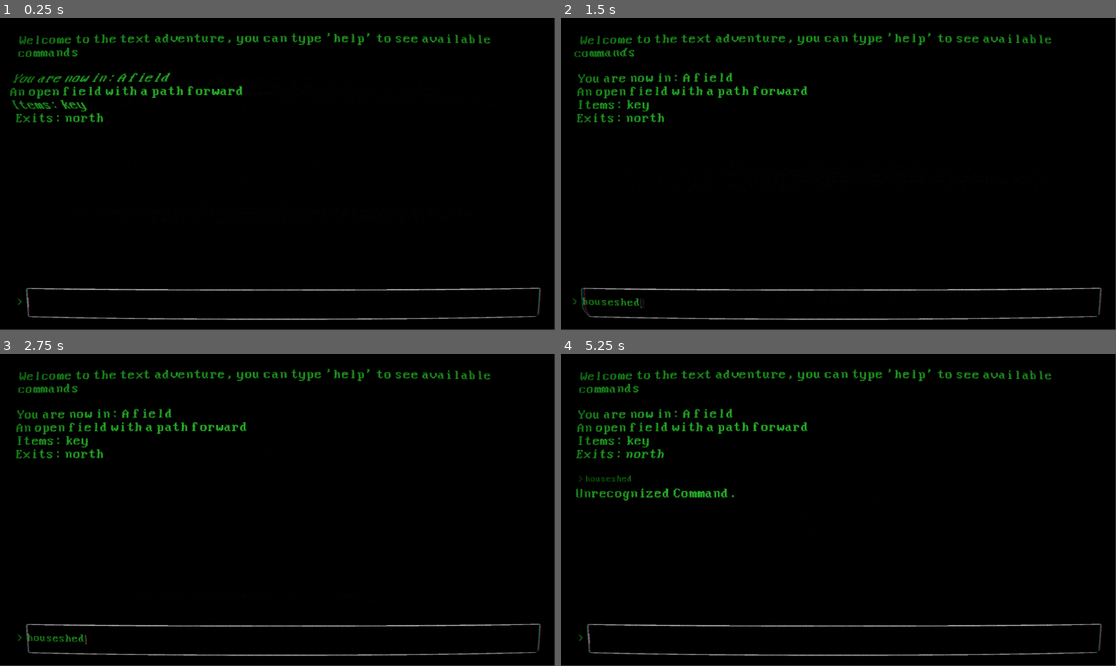
Above: before the commit, frames 1-4 (two rows, left to right).
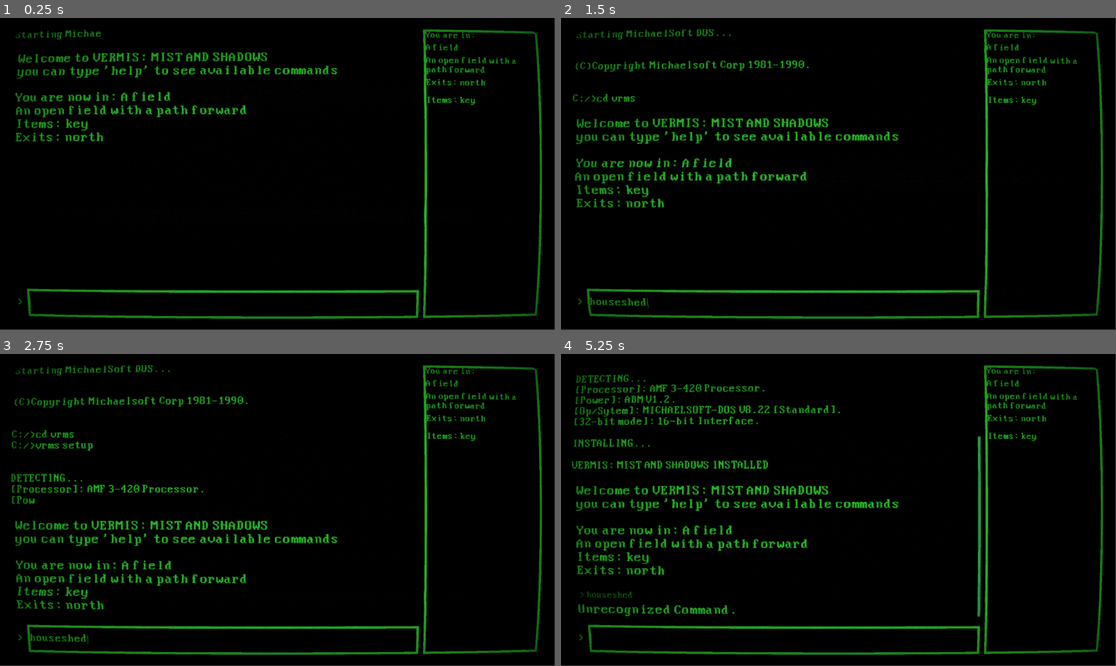
Above: after the commit, the same moments.

Repository: duehringadam/VermisTextGame
Game: Godot game, scene res://game.tscn
Two runs of this game, one before a commit and one after it. Both use one fixed random seed, a clock stepped at 60 frames per second and the inputs below. The engine's default icon, where the game draws it, is replaced by a stand-in: a white triangle on a blue panel in a dark square.
Inputs:
- Up to frame 1 (0.25 s): no input
- Up to frame 2 (1.5 s): type "house" at 0.5 s; type "shed" at 1.25 s
- Up to frame 3 (2.75 s): no input
- Up to frame 4 (5.25 s): tap Enter at 3.5 s

The runs differ from the first frame. In frame 1, 9.0% of the frame differs, in the area x 1-98%, y 3-97%; in frame 2, 10%; in frame 3, 11%; in frame 4, 12%.

Commit message:
intro sequence and side bar
added a fake computer start up intro sequence and a side bar with game info

Diff:
--- a/Godot/CommandProcessor.gd
+++ b/Godot/CommandProcessor.gd
@@ -1,6 +1,6 @@
 extends Node
 
-#signal response_generated(response_text)
+signal room_changed
 
 var current_room = null
 var player = null
@@ -89,9 +89,10 @@
 		Give [item]"
 
 func changeRoom(newRoom: GameRoom) -> String:
+	current_room = newRoom
+	emit_signal("room_changed", newRoom)
+	return newRoom.getFullRoom()
 
-	current_room = newRoom
-	return newRoom.getFullRoom()
 
 func drop(secondWord: String) ->String:
 	if secondWord == "":
--- a/Godot/Player.gd
+++ b/Godot/Player.gd
@@ -15,4 +15,4 @@
 	var itemString = ""
 	for item in inventory:
 		itemString += item.itemName + " "
-	return "Iventory: " + itemString
+	return "Inventory: " + itemString
--- /dev/null
+++ b/Godot/dialogue.gd
@@ -0,0 +1,77 @@
+extends VBoxContainer
+
+
+var messages = [
+	"Starting MichaelSoft DOS...
+
+
+	(C)Copyright Michaelsoft Corp 1981-1990.
+
+
+	C:/>cd vrms
+	C:/>vrms setup
+
+
+	DETECTING...
+	[Processor]: AMF 3-420 Processor.
+	[Power]: ABM V1.2.
+	[Op/Sytem]: MICHAELSOFT-DOS V8.22 [Standard].
+	[32-bit mode]: 16-bit Interface.
+
+	INSTALLING...
+
+	VERMIS: MIST AND SHADOWS INSTALLED SUCCESSFULY.
+
+	C:/>run vrms
+
+	LAUNCHING VERMIS: MIST AND SHADOWS...",
+	""
+]
+
+var typing_speed = 0.01
+var read_time = 2
+
+var current_message = 0
+var display = ""
+var current_char = 0
+
+func _ready():
+	start_dialogue()
+
+func start_dialogue():
+	current_message = 0
+	display = ""
+	current_char = 0
+
+	$next_char.set_wait_time(typing_speed)
+	$next_char.start()
+
+func stop_dialogue():
+	pass
+
+
+func _on_next_char_timeout():
+	if (current_char < len(messages[current_message])):
+		var next_char = messages[current_message][current_char]
+		display += next_char
+
+		$Label.text = display
+		current_char += 1
+	else:
+		$next_char.stop()
+		$next_message.one_shot = true
+		$next_message.set_wait_time(read_time)
+		$next_message.start()
+
+func _on_next_message_timeout():
+	if (current_message == len(messages) - 1):
+		stop_dialogue()
+	else:
+		current_message += 1
+		display = ""
+		current_char = 0
+		$next_char.start()
+
+
+func _on_next_message_ready() -> void:
+	pass
--- a/Godot/game.gd
+++ b/Godot/game.gd
@@ -1,13 +1,17 @@
 extends Node2D
-
 
 @onready var gameInfo = $"Game Scene/Background/MarginContainer/Columns/rows/gameInfo"
 @onready var command_Processor = $CommandProcessor
 @onready var room_manager = $"Room Manager"
 @onready var player = $Player
+@onready var side_panel = $"Game Scene/Background/MarginContainer/Columns/sidePanel"
+
+
 
 func _ready() -> void:
-	gameInfo.handleResponse("Welcome to the text adventure, you can type 'help' to see available commands")
+	command_Processor.room_changed.connect(side_panel.handle_room_changed)
+	gameInfo.handleResponse("Welcome to VERMIS: MIST AND SHADOWS
+	you can type 'help' to see available commands")
 	var startingResponse = command_Processor.initialize(room_manager.get_child(0), player)
 	gameInfo.handleResponse(startingResponse)
 
--- a/Godot/game.tscn
+++ b/Godot/game.tscn
@@ -11,6 +11,8 @@
 [ext_resource type="PackedScene" uid="uid://r78o4og84nxb" path="res://game_info.tscn" id="7_xxh0i"]
 [ext_resource type="Texture2D" uid="uid://dksuhd1ftd8dg" path="res://icon.svg" id="9_7gtp1"]
 [ext_resource type="Shader" path="res://shaders/new_shader.gdshader" id="9_uvttc"]
+[ext_resource type="PackedScene" uid="uid://c4x8yak13n2cc" path="res://side_panel.tscn" id="10_qexic"]
+[ext_resource type="AudioStream" uid="uid://cfktghk465wl7" path="res://sounds/10 Minutes of Ambient Computer Sounds - RetroSciFi Medley.mp3" id="12_oy1ke"]
 
 [sub_resource type="StyleBoxFlat" id="StyleBoxFlat_agpge"]
 bg_color = Color(0, 0, 0, 1)
@@ -45,8 +47,18 @@
 
 [sub_resource type="StyleBoxFlat" id="StyleBoxFlat_j120g"]
 bg_color = Color(0, 0, 0, 1)
-
-[sub_resource type="StyleBoxEmpty" id="StyleBoxEmpty_ig1tl"]
+border_color = Color(0.282353, 0.956863, 0, 1)
+
+[sub_resource type="StyleBoxFlat" id="StyleBoxFlat_v0r57"]
+bg_color = Color(0, 1, 0, 1)
+draw_center = false
+border_width_left = 5
+border_width_top = 5
+border_width_right = 5
+border_width_bottom = 5
+border_color = Color(0, 1, 0, 1)
+
+[sub_resource type="StyleBoxEmpty" id="StyleBoxEmpty_bpxjw"]
 
 [sub_resource type="ShaderMaterial" id="ShaderMaterial_h64ot"]
 shader = ExtResource("9_uvttc")
@@ -60,26 +72,20 @@
 shader_parameter/roll_speed = 8.0
 shader_parameter/roll_size = 14.852
 shader_parameter/roll_variation = 1.121
-shader_parameter/distort_intensity = 0.01
+shader_parameter/distort_intensity = 0.002
 shader_parameter/noise_opacity = 0.024
 shader_parameter/noise_speed = 5.0
 shader_parameter/static_noise_intensity = 0.06
 shader_parameter/aberration = -0.00999995
 shader_parameter/brightness = 1.4
 shader_parameter/discolor = true
-shader_parameter/warp_amount = 0.149
+shader_parameter/warp_amount = 0.158
 shader_parameter/clip_warp = false
 shader_parameter/vignette_intensity = 0.2
 shader_parameter/vignette_opacity = 0.728
 
 [node name="Game" type="Node2D"]
 script = ExtResource("1_hc51e")
-
-[node name="Player" type="Node" parent="."]
-script = ExtResource("2_mxf0g")
-
-[node name="CommandProcessor" type="Node" parent="."]
-script = ExtResource("2_foc7h")
 
 [node name="Room Manager" type="Node" parent="."]
 script = ExtResource("3_l8yh6")
@@ -121,6 +127,12 @@
 offset_bottom = -396.0
 roomName = "shed"
 roomDescription = "sodden shed with rusted tools."
+
+[node name="Player" type="Node" parent="."]
+script = ExtResource("2_mxf0g")
+
+[node name="CommandProcessor" type="Node" parent="."]
+script = ExtResource("2_foc7h")
 
 [node name="Game Scene" type="Control" parent="."]
 layout_mode = 3
@@ -150,6 +162,7 @@
 
 [node name="Columns" type="HBoxContainer" parent="Game Scene/Background/MarginContainer"]
 layout_mode = 2
+theme_override_constants/separation = 10
 
 [node name="rows" type="VBoxContainer" parent="Game Scene/Background/MarginContainer/Columns"]
 material = SubResource("ShaderMaterial_3nkj6")
@@ -179,11 +192,19 @@
 layout_mode = 2
 size_flags_horizontal = 3
 theme_override_colors/font_color = Color(0, 1, 0, 1)
+theme_override_colors/caret_color = Color(0, 1, 0, 1)
+theme_override_colors/selection_color = Color(0, 1, 0, 1)
+theme_override_constants/outline_size = 0
 theme_override_fonts/font = ExtResource("1_nmk3a")
 theme_override_font_sizes/font_size = 20
-theme_override_styles/normal = SubResource("StyleBoxEmpty_ig1tl")
+theme_override_styles/normal = SubResource("StyleBoxFlat_v0r57")
+theme_override_styles/focus = SubResource("StyleBoxEmpty_bpxjw")
 max_length = 48
 script = ExtResource("1_ycvyf")
+
+[node name="sidePanel" parent="Game Scene/Background/MarginContainer/Columns" instance=ExtResource("10_qexic")]
+custom_minimum_size = Vector2(248, 0)
+layout_mode = 2
 
 [node name="Sprite2D" type="Sprite2D" parent="."]
 modulate = Color(0, 0, 0, 1)
@@ -193,5 +214,10 @@
 scale = Vector2(8.96875, 5.03125)
 texture = ExtResource("9_7gtp1")
 
+[node name="AudioStreamPlayer" type="AudioStreamPlayer" parent="."]
+stream = ExtResource("12_oy1ke")
+volume_db = -15.864
+autoplay = true
+
 [connection signal="text_submitted" from="Game Scene/Background/MarginContainer/Columns/rows/inputArea/inputHbox/input" to="." method="_on_input_text_submitted"]
 [connection signal="text_submitted" from="Game Scene/Background/MarginContainer/Columns/rows/inputArea/inputHbox/input" to="Game Scene/Background/MarginContainer/Columns/rows/inputArea/inputHbox/input" method="_on_text_submitted"]
--- a/Godot/game_info.gd
+++ b/Godot/game_info.gd
@@ -1,15 +1,17 @@
 extends PanelContainer
+
 
 const INPUTRESPONSE = preload("res://input/input_response.tscn")
 
+@onready var history_rows = $ScrollContainer/historyRows
 @onready var scroll = $ScrollContainer
 @onready var scrollbar = scroll.get_v_scroll_bar()
-@onready var history_rows = $ScrollContainer/historyRows
 
 @export var max_lines_remembered: int = 30
 
-func ready() ->void:
+func _ready() ->void:
 	scrollbar.connect("changed", _handle_scrollbar_changed)
+
 
 ####Public funcs####
 func handleResponse(response_text: String):
@@ -38,3 +40,7 @@
 func _addResponseToGame(response: Control):
 	history_rows.add_child(response)
 	_deleteHistory()
+
+func _addIntroToGame(intro: Node2D):
+	history_rows.add_child(intro)
+	_deleteHistory()
--- a/Godot/game_info.tscn
+++ b/Godot/game_info.tscn
@@ -1,7 +1,8 @@
-[gd_scene load_steps=9 format=3 uid="uid://r78o4og84nxb"]
+[gd_scene load_steps=10 format=3 uid="uid://r78o4og84nxb"]
 
 [ext_resource type="FontFile" uid="uid://rj2q7aei0yhx" path="res://Fonts/Good Old DOS Distorted.ttf" id="1_kcg7w"]
 [ext_resource type="Script" path="res://game_info.gd" id="1_x6kac"]
+[ext_resource type="Script" path="res://dialogue.gd" id="3_7135f"]
 
 [sub_resource type="StyleBoxFlat" id="StyleBoxFlat_lad2q"]
 bg_color = Color(0, 0, 0, 1)
@@ -50,3 +51,15 @@
 size_flags_horizontal = 3
 size_flags_vertical = 3
 theme_override_constants/separation = 20
+script = ExtResource("3_7135f")
+
+[node name="Label" type="Label" parent="ScrollContainer/historyRows"]
+layout_mode = 2
+theme_override_colors/font_color = Color(0, 1, 0, 1)
+
+[node name="next_char" type="Timer" parent="ScrollContainer/historyRows"]
+
+[node name="next_message" type="Timer" parent="ScrollContainer/historyRows"]
+
+[connection signal="timeout" from="ScrollContainer/historyRows/next_char" to="ScrollContainer/historyRows" method="_on_next_char_timeout"]
+[connection signal="timeout" from="ScrollContainer/historyRows/next_message" to="ScrollContainer/historyRows" method="_on_next_message_timeout"]
--- /dev/null
+++ b/Godot/side_panel.gd
@@ -0,0 +1,14 @@
+extends PanelContainer
+
+@onready var roomName = $"MarginContainer/Rows/RoomNameLabel"
+@onready var roomDescription = $"MarginContainer/Rows/roomDescription"
+@onready var exitlabel = $"MarginContainer/Rows/exitLabel"
+@onready var npcLabel = $"MarginContainer/Rows/npcsLabel"
+@onready var itemLabel = $"MarginContainer/Rows/itemLabel"
+
+func handle_room_changed(new_room):
+	roomName.text = new_room.roomName
+	roomDescription.text = new_room.roomDescription
+	exitlabel.text = new_room.getRoomExit()
+	npcLabel.text = new_room.getNPCDescription()
+	itemLabel.text = new_room.getItemDescription()
--- /dev/null
+++ b/Godot/side_panel.tscn
@@ -0,0 +1,72 @@
+[gd_scene load_steps=4 format=3 uid="uid://c4x8yak13n2cc"]
+
+[ext_resource type="FontFile" uid="uid://rj2q7aei0yhx" path="res://Fonts/Good Old DOS Distorted.ttf" id="1_76xna"]
+[ext_resource type="Script" path="res://side_panel.gd" id="1_u0tmy"]
+
+[sub_resource type="StyleBoxFlat" id="StyleBoxFlat_r0sdw"]
+bg_color = Color(0, 0, 0, 1)
+border_width_left = 5
+border_width_top = 5
+border_width_right = 5
+border_width_bottom = 5
+border_color = Color(0, 1, 0, 1)
+
+[node name="sidePanel" type="PanelContainer"]
+custom_minimum_size = Vector2(128, 0)
+offset_right = 128.0
+offset_bottom = 647.0
+theme_override_styles/panel = SubResource("StyleBoxFlat_r0sdw")
+script = ExtResource("1_u0tmy")
+
+[node name="MarginContainer" type="MarginContainer" parent="."]
+layout_mode = 2
+
+[node name="Rows" type="VBoxContainer" parent="MarginContainer"]
+layout_mode = 2
+theme_override_constants/separation = 10
+
+[node name="infoLabel" type="Label" parent="MarginContainer/Rows"]
+layout_mode = 2
+theme_override_colors/font_color = Color(0, 1, 0, 1)
+theme_override_fonts/font = ExtResource("1_76xna")
+text = "You are in: "
+
+[node name="RoomNameLabel" type="Label" parent="MarginContainer/Rows"]
+layout_mode = 2
+theme_override_colors/font_color = Color(0, 1, 0, 1)
+theme_override_fonts/font = ExtResource("1_76xna")
+text = "Room Name
+"
+autowrap_mode = 1
+
+[node name="roomDescription" type="Label" parent="MarginContainer/Rows"]
+custom_minimum_size = Vector2(120, 0)
+layout_mode = 2
+theme_override_colors/font_color = Color(0, 1, 0, 1)
+theme_override_fonts/font = ExtResource("1_76xna")
+text = "Room Description"
+autowrap_mode = 2
+
+[node name="exitLabel" type="RichTextLabel" parent="MarginContainer/Rows"]
+layout_mode = 2
+theme_override_colors/default_color = Color(0, 1, 0, 1)
+theme_override_fonts/normal_font = ExtResource("1_76xna")
+text = "Exits:
+Option"
+fit_content = true
+
+[node name="npcsLabel" type="RichTextLabel" parent="MarginContainer/Rows"]
+layout_mode = 2
+theme_override_colors/default_color = Color(0, 1, 0, 1)
+theme_override_fonts/normal_font = ExtResource("1_76xna")
+text = "NPCS:
+Option"
+fit_content = true
+
+[node name="itemLabel" type="RichTextLabel" parent="MarginContainer/Rows"]
+layout_mode = 2
+theme_override_colors/default_color = Color(0, 1, 0, 1)
+theme_override_fonts/normal_font = ExtResource("1_76xna")
+text = "Items:
+Option"
+fit_content = true
Not shown: 1 places in Godot/game.tscn that only renumber resources
Not shown, added: Godot/sounds/10 Minutes of Ambient Computer Sounds - RetroSciFi Medley.mp3.import
Not shown, added: Godot/sounds/10 Minutes of Ambient Computer Sounds - RetroSciFi Medley.mp3
